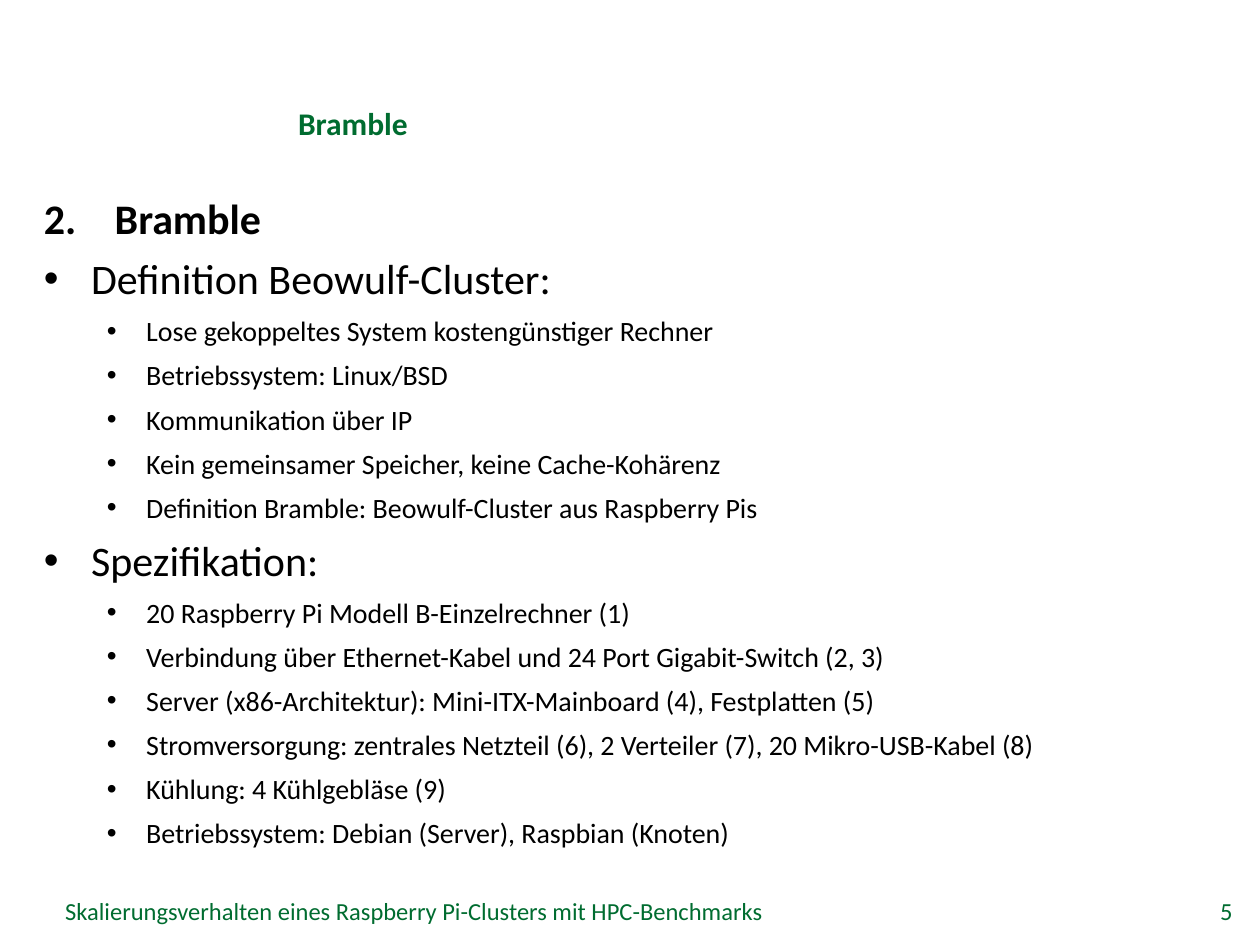
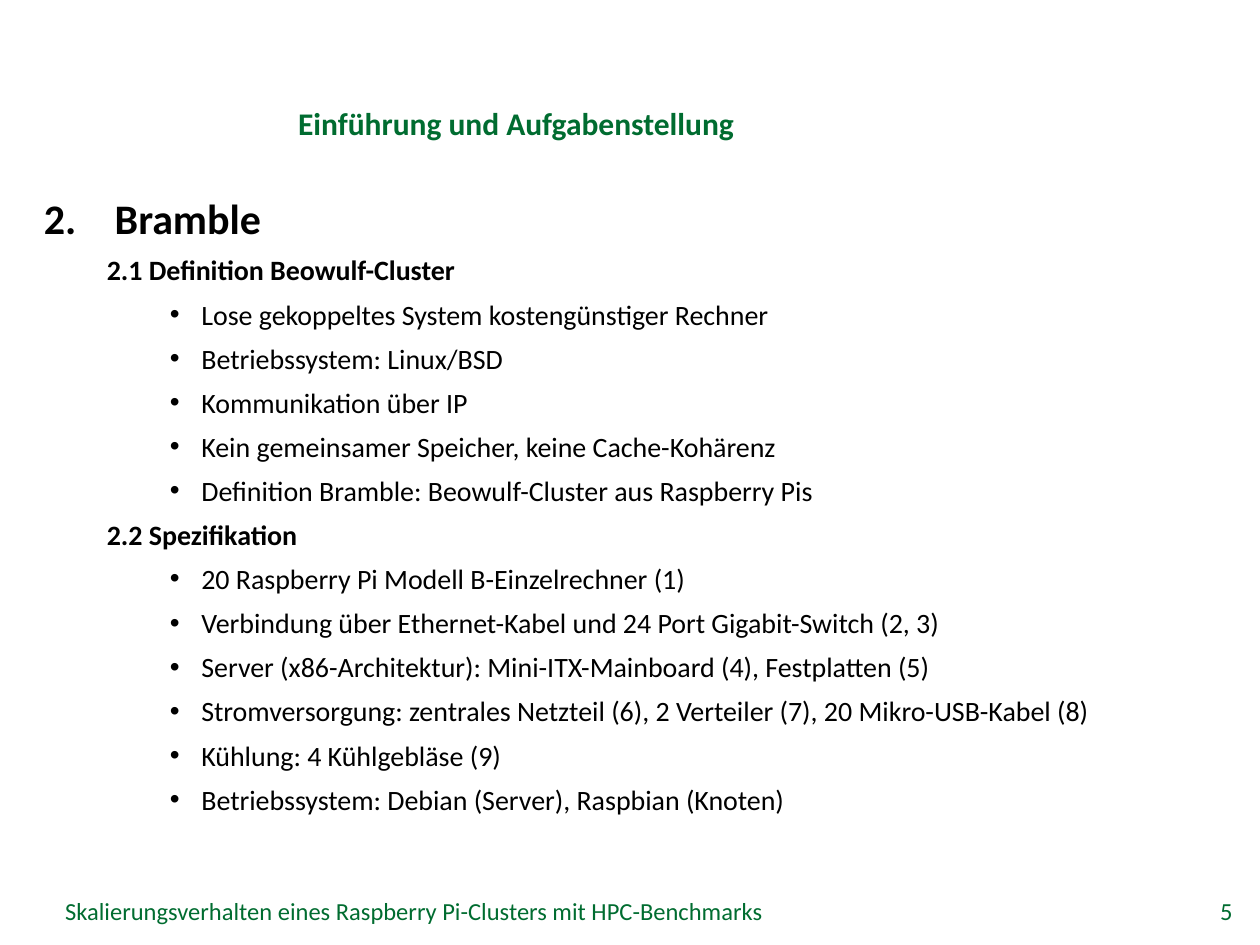
Before and after one commit to missgreenwood/bachelor-arbeit, a slide deck: slide 5 of Disputation/grei14.pptx. Drawn at 1260x945 pixels with LibreOffice and Linux fonts; fonts in the diff are those of the drawing; background and template pictures are left out. Boxes give left, top, right and bottom in pixels: in the first picture for what was removed or moved away, otherwise in the second. Text is boxed around its words. In the diff, an @@ line names an element or a change of style, - is before the commit and + after.

```diff
--- a/Disputation/grei14.pptx
+++ b/Disputation/grei14.pptx
@@ title at (x1=298, y1=113, x2=734, y2=141): text changed @@
-Bramble
+Einführung und Aufgabenstellung
@@ text at (x1=107, y1=260, x2=455, y2=281): text changed; size 24 to 16 pt; bold on @@
-• Definition Beowulf-Cluster:
+  2.1 Definition Beowulf-Cluster
@@ text at (x1=201, y1=305, x2=1088, y2=815): list level 2 to 3 in "Lose gekoppeltes System kostengünstiger Rechner"; list level 2 to 3 in "Betriebssystem: Linux/BSD"; list level 2 to 3 in "Kommunikation über IP"; list level 2 to 3 in "Kein gemeinsamer Speicher, keine Cache-Kohärenz"; list level 2 to 3 in "Definition Bramble: Beowulf-Cluster aus Raspberry ..."; list level 2 to 3 in "20 Raspberry Pi Modell B-Einzelrechner ..."; list level 2 to 3 in "Verbindung über Ethernet-Kabel und 24 ..."; list level 2 to 3 in "Server (x86-Architektur): Mini-ITX-Mainboard (4), Festplatte ..."; list level 2 to 3 in "Stromversorgung: zentrales Netzteil (6), 2 ..."; list level 2 to 3 in "Kühlung: 4 Kühlgebläse (9)"; list level 2 to 3 in "Betriebssystem: Debian (Server), Raspbian (Knoten)" @@
@@ text at (x1=107, y1=525, x2=297, y2=550): text changed; size 24 to 16 pt; bold on @@
-• Spezifikation:
+  2.2 Spezifikation
```
Also in this commit, not shown: 23 other slides changed, 1 slide added, 1 other file.
